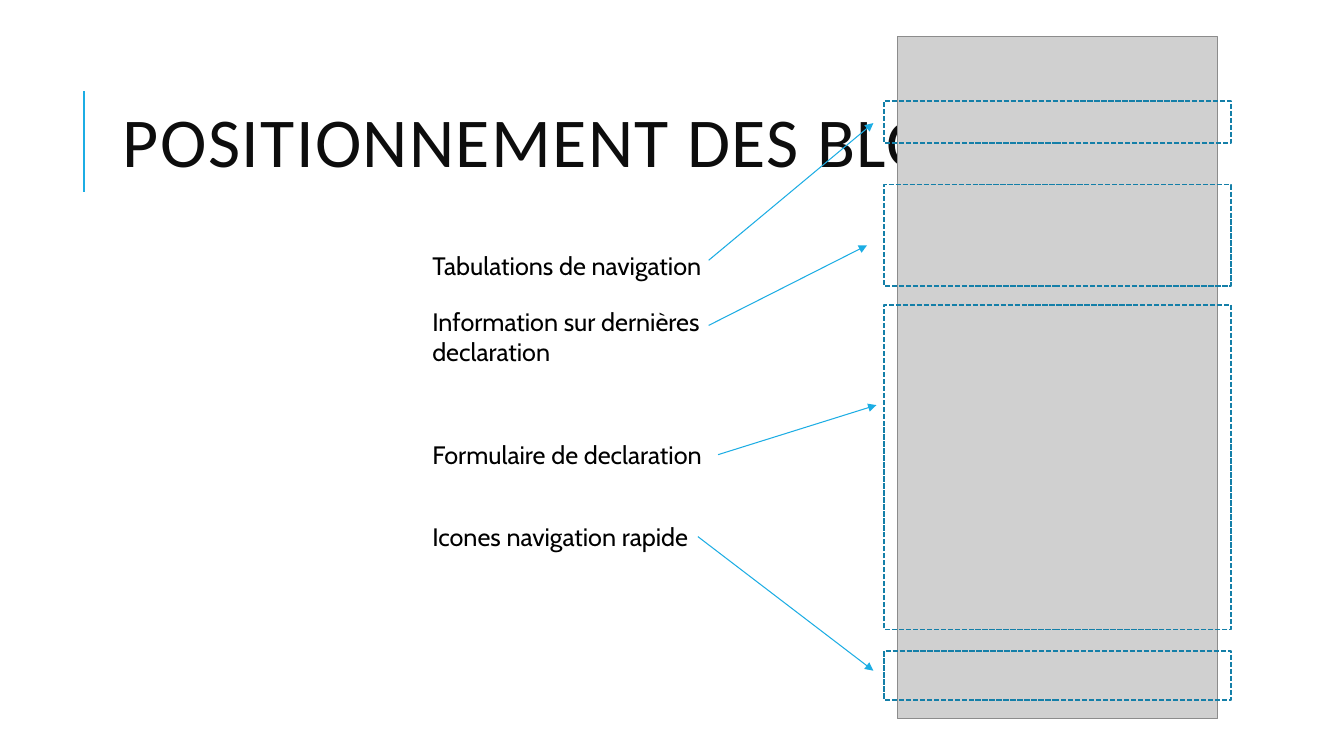
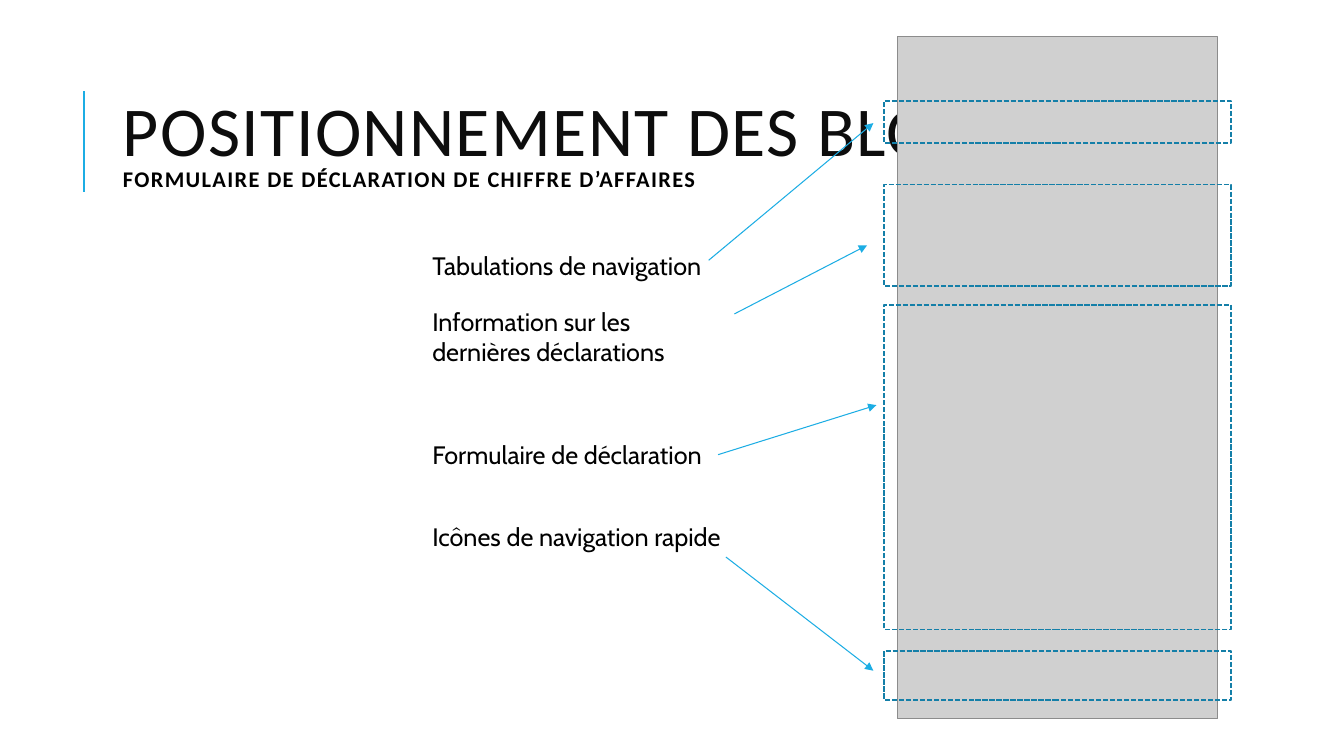
Before and after one commit to AmauryDoux/UrssaffMobile, a slide deck: slide 7 of AmauryDoux-UrssafMobile presentation.pptx (slide 6 before the commit). Drawn at 1344x756 pixels with LibreOffice and Linux fonts; fonts in the diff are those of the drawing; grey boxes stand for pictures. Boxes give left, top, right and bottom in pixels: in the first picture for what was removed or moved away, otherwise in the second. Text is boxed around its words. In the diff, an @@ line names an element or a change of style, - is before the commit and + after.

```diff
--- a/AmauryDoux-UrssafMobile presentation.pptx
+++ b/AmauryDoux-UrssafMobile presentation.pptx
@@ title at (x1=123, y1=98, x2=1004, y2=187): text changed; size 50 to 16 pt; text colour #0D0D0D to #000000; bold on @@
-POSITIONNEMENT DES BLOCS
+POSITIONNEMENT DES BLOCS
+FORMULAIRE DE DÉCLARATION DE CHIFFRE D’AFFAIRES
@@ arrow moved from (709, 326) - (867, 245) to (735, 314) - (867, 245) @@
@@ text at (x1=432, y1=312, x2=664, y2=362): text changed @@
-Information sur dernières declaration
+Information sur les dernières déclarations
@@ text at (x1=432, y1=445, x2=702, y2=465): text changed @@
-Formulaire de declaration
+Formulaire de déclaration
@@ text at (x1=432, y1=527, x2=720, y2=552): text changed @@
-Icones navigation rapide
+Icônes de navigation rapide
@@ arrow moved from (698, 536) - (873, 670) to (726, 558) - (873, 670) @@
```
Also in this commit, not shown: 6 other slides changed, 4 slides added, 5 slides removed.
